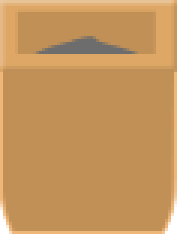
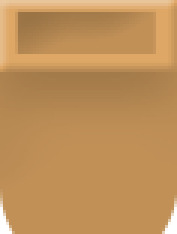
Layers edited between the first and the second 177 × 234 image:
hid "неполная" over [33,36,138,54]
painted on "Фигура 18" over [0,69,177,234]
